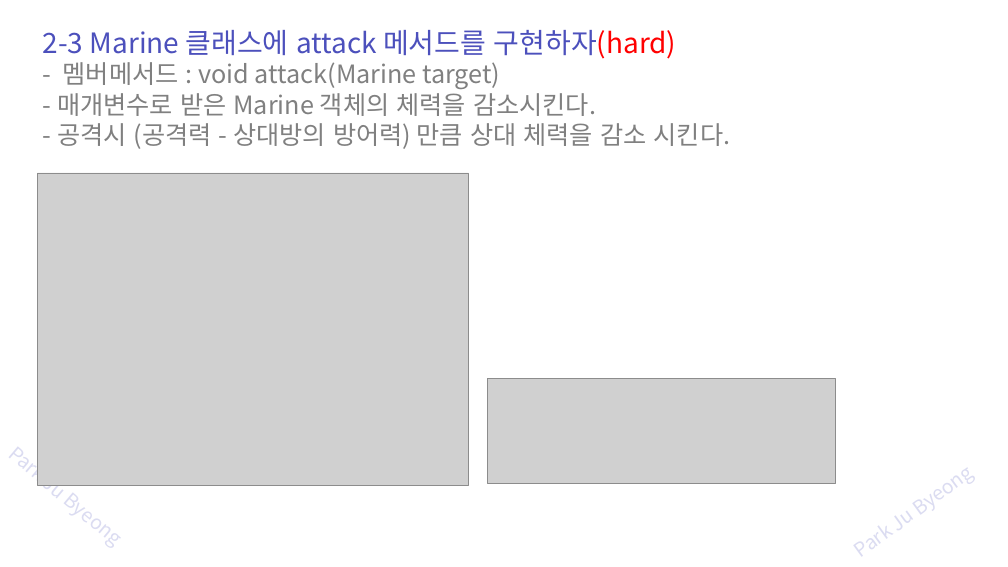
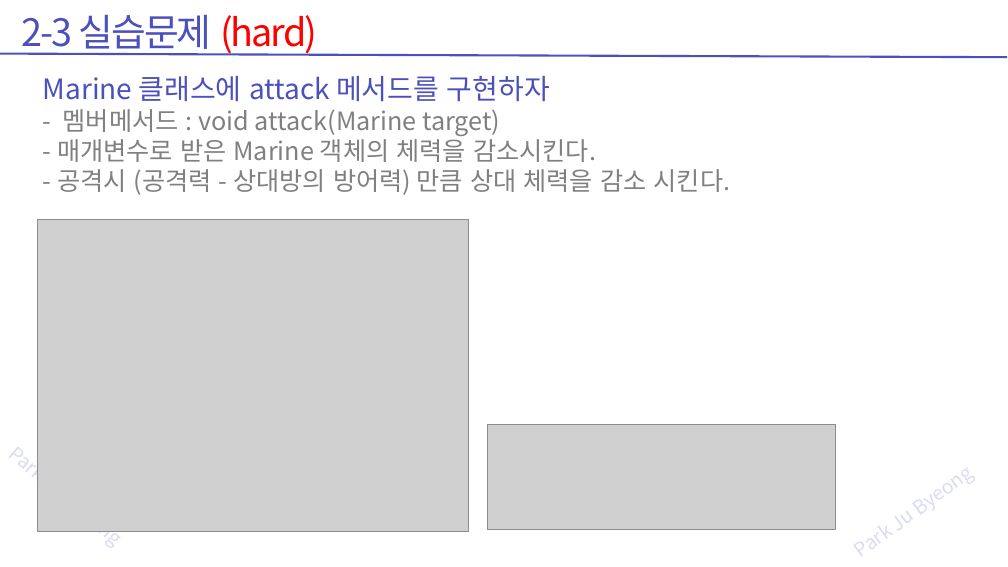
Before and after one commit to zest132/JavaLecture, a slide deck: slide 53 of JavaLecture/LectureFile/java 7강 멤버변수와메모리.pptx. Drawn at 1008x567 pixels with LibreOffice and Linux fonts; fonts in the diff are those of the drawing; grey boxes stand for pictures. Boxes give left, top, right and bottom in pixels: in the first picture for what was removed or moved away, otherwise in the second. Text is boxed around its words. In the diff, an @@ line names an element or a change of style, - is before the commit and + after.

```diff
--- a/JavaLecture/LectureFile/java 7강 멤버변수와메모리.pptx
+++ b/JavaLecture/LectureFile/java 7강 멤버변수와메모리.pptx
@@ text added at <box>22,14,317,56</box>, 54 pt, text #4C50BC @@
+2-3 실습문제 (hard)
@@ line added from (1007, 57) to (0, 53), #4C50BC 3 pt @@
@@ 2 pictures, 1 text: place and size @@
-2 pictures, 1 text at <box>38,30,836,485</box>
+2 pictures, 1 text at <box>38,76,836,531</box>
@@ text at <box>43,76,550,101</box>: text changed @@
-2-3 Marine 클래스에 attack 메서드를 구현하자(hard)
+Marine 클래스에 attack 메서드를 구현하자
```
Also in this commit, not shown: 29 other slides changed, 4 slides added, 4 slides removed, 6 other files.
